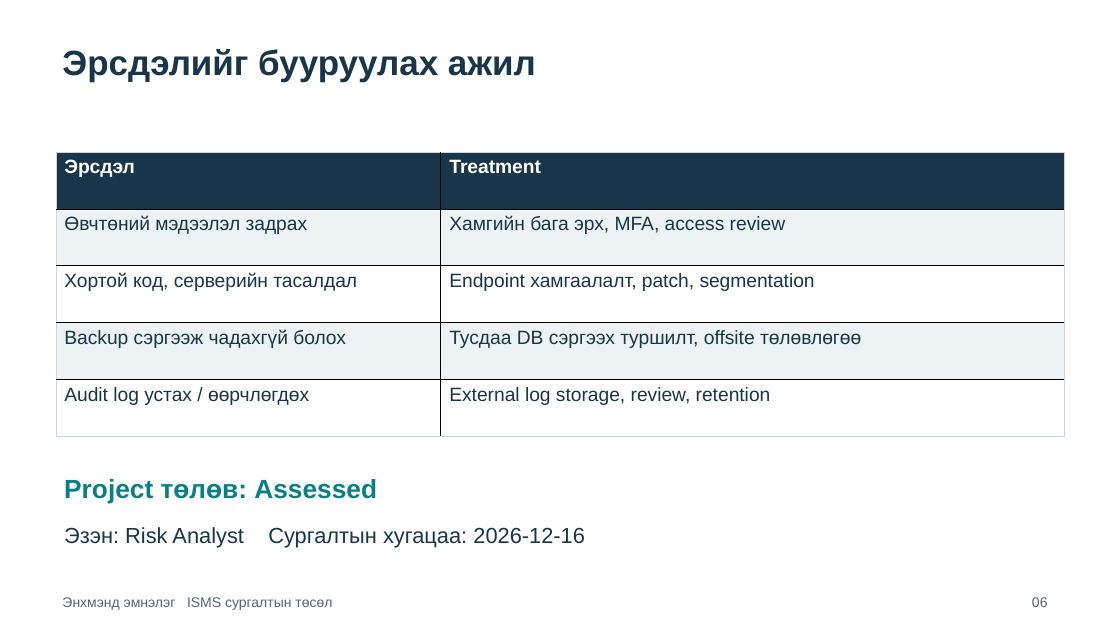
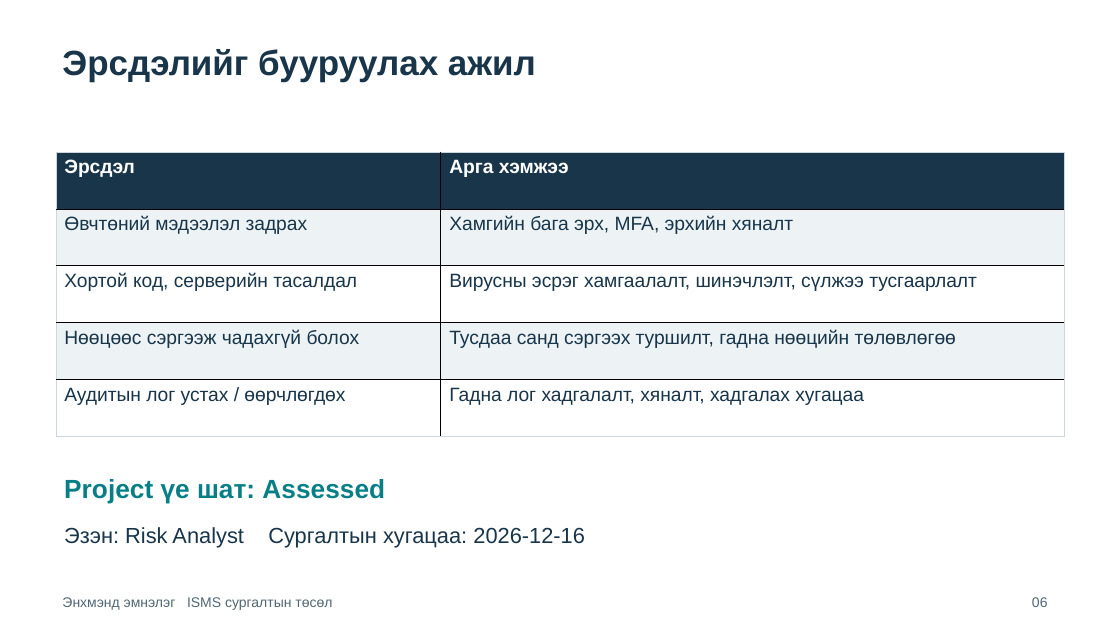
Before and after one commit to MfKero/enkhmend_isms, a slide deck: slide 6 of deliverables/Enkhmend-ISMS-Presentation.pptx. Drawn at 1120x630 pixels with LibreOffice and Linux fonts; fonts in the diff are those of the drawing. Boxes give left, top, right and bottom in pixels: in the first picture for what was removed or moved away, otherwise in the second. Text is boxed around its words. In the diff, an @@ line names an element or a change of style, - is before the commit and + after.

```diff
--- a/deliverables/Enkhmend-ISMS-Presentation.pptx
+++ b/deliverables/Enkhmend-ISMS-Presentation.pptx
@@ table at (56, 152, 1065, 437) @@
-row 1, column 2: Treatment
+row 1, column 2: Арга хэмжээ
-row 2, column 2: Хамгийн бага эрх, MFA, access review
+row 2, column 2: Хамгийн бага эрх, MFA, эрхийн хяналт
-row 3, column 2: Endpoint хамгаалалт, patch, segmentation
+row 3, column 2: Вирусны эсрэг хамгаалалт, шинэчлэлт, сүлжээ тусгаарлалт
-row 4, column 1: Backup сэргээж чадахгүй болох
+row 4, column 1: Нөөцөөс сэргээж чадахгүй болох
-row 4, column 2: Тусдаа DB сэргээх туршилт, offsite төлөвлөгөө
+row 4, column 2: Тусдаа санд сэргээх туршилт, гадна нөөцийн төлөвлөгөө
-row 5, column 1: Audit log устах / өөрчлөгдөх
+row 5, column 1: Аудитын лог устах / өөрчлөгдөх
-row 5, column 2: External log storage, review, retention
+row 5, column 2: Гадна лог хадгалалт, хяналт, хадгалах хугацаа
@@ text at (64, 479, 385, 504): text changed @@
-Project төлөв: Assessed
+Project үе шат: Assessed
```
Also in this commit, not shown: 10 other slides changed, 29 other files.
